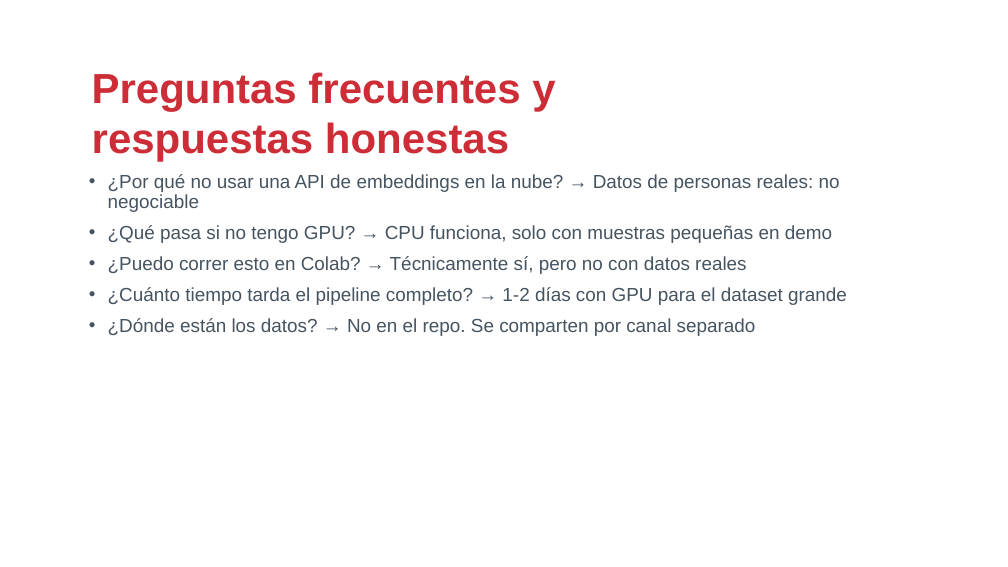
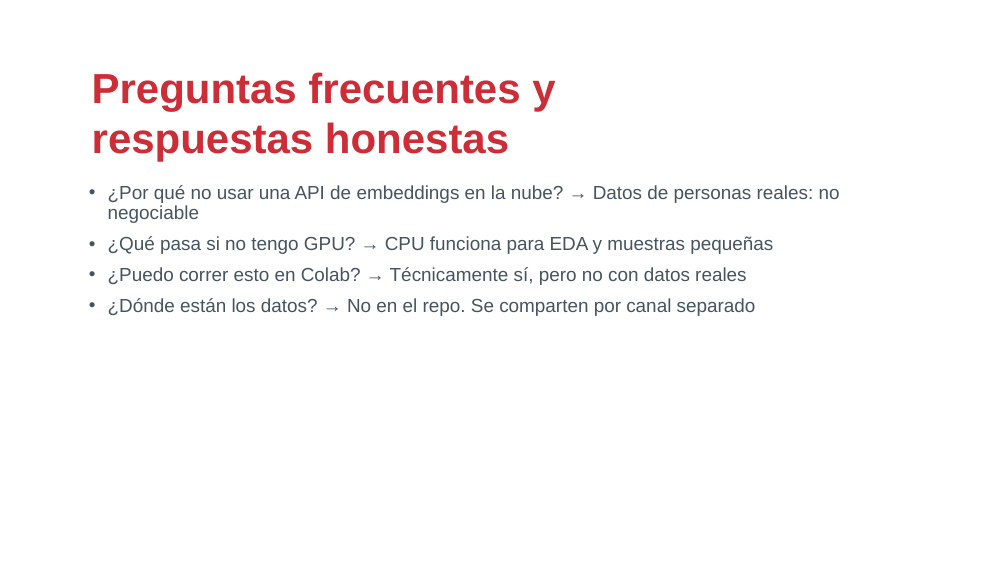
Before and after one commit to drj3ky11/FearOfTheDark, a slide deck: slide 13 of bloque3_setup/csbc26_b3_setup.pptx (slide 11 before the commit). Drawn at 1008x567 pixels with LibreOffice and Linux fonts; fonts in the diff are those of the drawing; background and template pictures are left out. Boxes give left, top, right and bottom in pixels: in the first picture for what was removed or moved away, otherwise in the second. Text is boxed around its words. In the diff, an @@ line names an element or a change of style, - is before the commit and + after.

```diff
--- a/bloque3_setup/csbc26_b3_setup.pptx
+++ b/bloque3_setup/csbc26_b3_setup.pptx
@@ text "¿Por qué no usar una ...": place and size @@
-text "¿Por qué no usar una ..." at [108,174,847,336]
+text "¿Por qué no usar una ..." at [108,185,840,316]
@@ text at [108,236,773,254]: text changed @@
-• ¿Qué pasa si no tengo GPU? → CPU funciona, solo con muestras pequeñas en demo
+• ¿Qué pasa si no tengo GPU? → CPU funciona para EDA y muestras pequeñas
@@ text at [108,287,847,305]: paragraph removed @@
-• ¿Cuánto tiempo tarda el pipeline completo? → 1-2 días con GPU para el dataset grande
```
Also in this commit, not shown: 5 other slides changed, 7 slides added, 5 slides removed, 62 other files.
